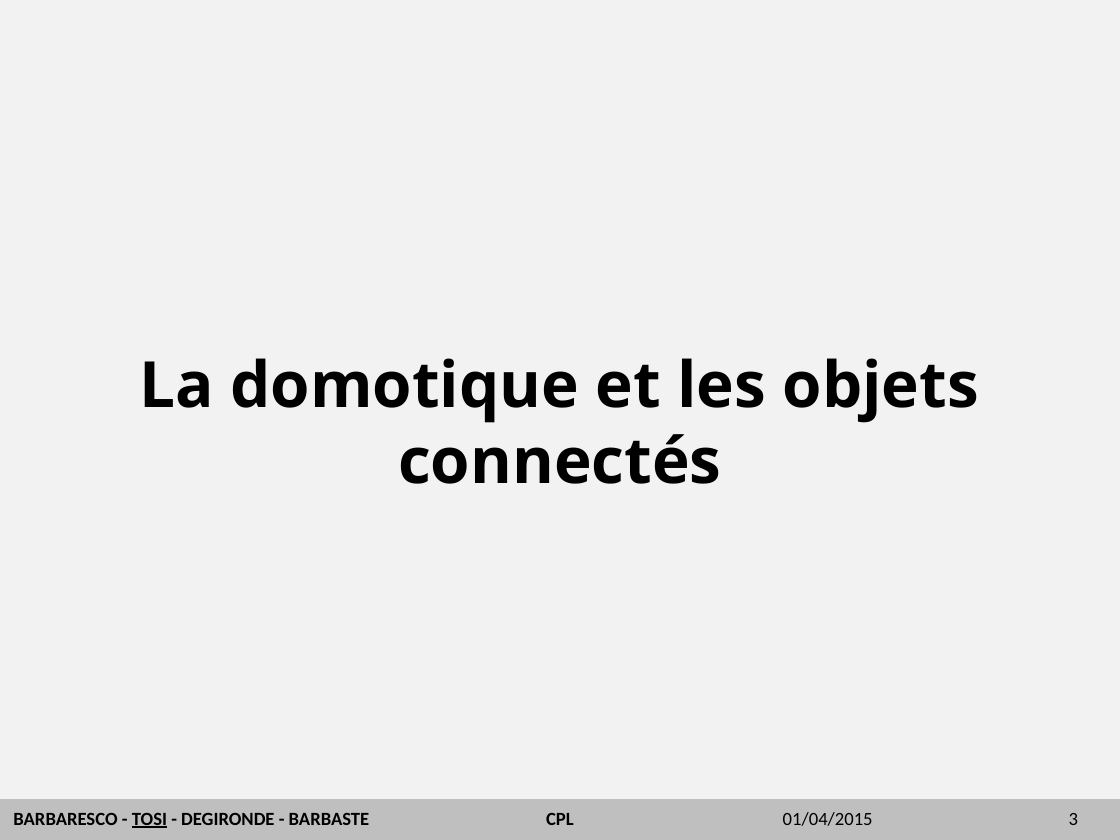
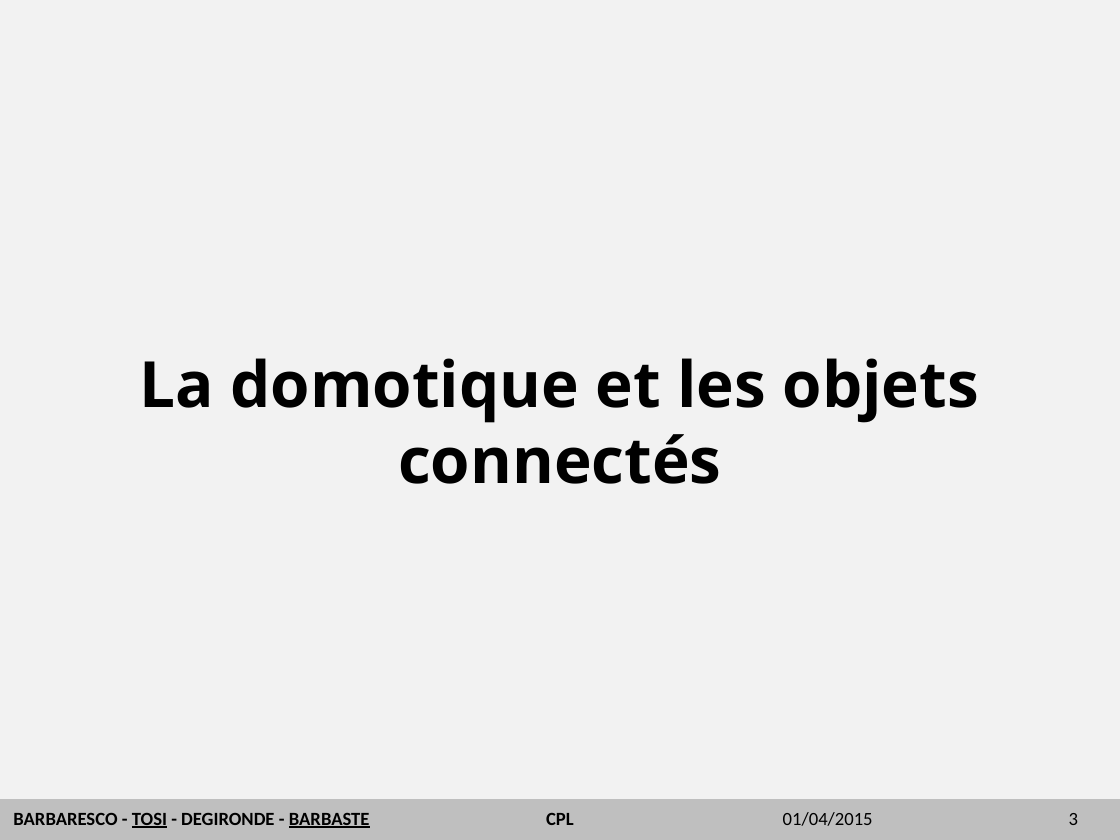
Before and after one commit to emeric254/BETelecomsCPL2014, a slide deck: slide 3 of diapo/CPL.pptx. Drawn at 1120x840 pixels with LibreOffice and Linux fonts; fonts in the diff are those of the drawing; background and template pictures are left out. Boxes give left, top, right and bottom in pixels: in the first picture for what was removed or moved away, otherwise in the second. Text is boxed around its words. In the diff, an @@ line names an element or a change of style, - is before the commit and + after.

```diff
--- a/diapo/CPL.pptx
+++ b/diapo/CPL.pptx
@@ text "BARBARESCO - TOSI - DEGIRONDE ..." at [13, 813, 370, 828]: underline on in "BARBASTE" @@
```
Also in this commit, not shown: 2 other slides changed, 41 other files.
